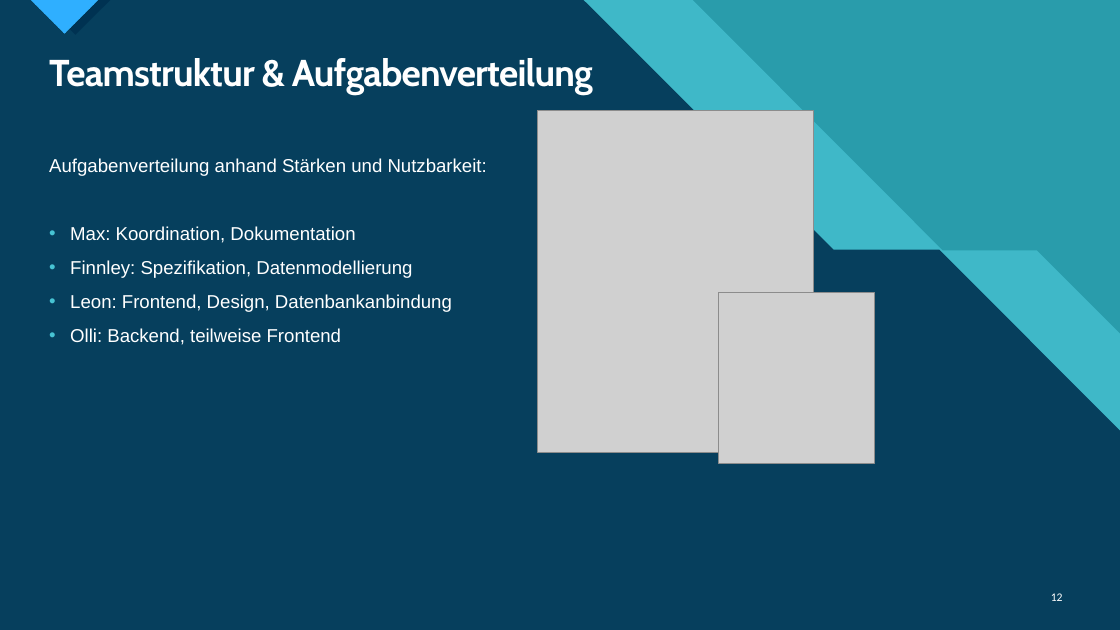
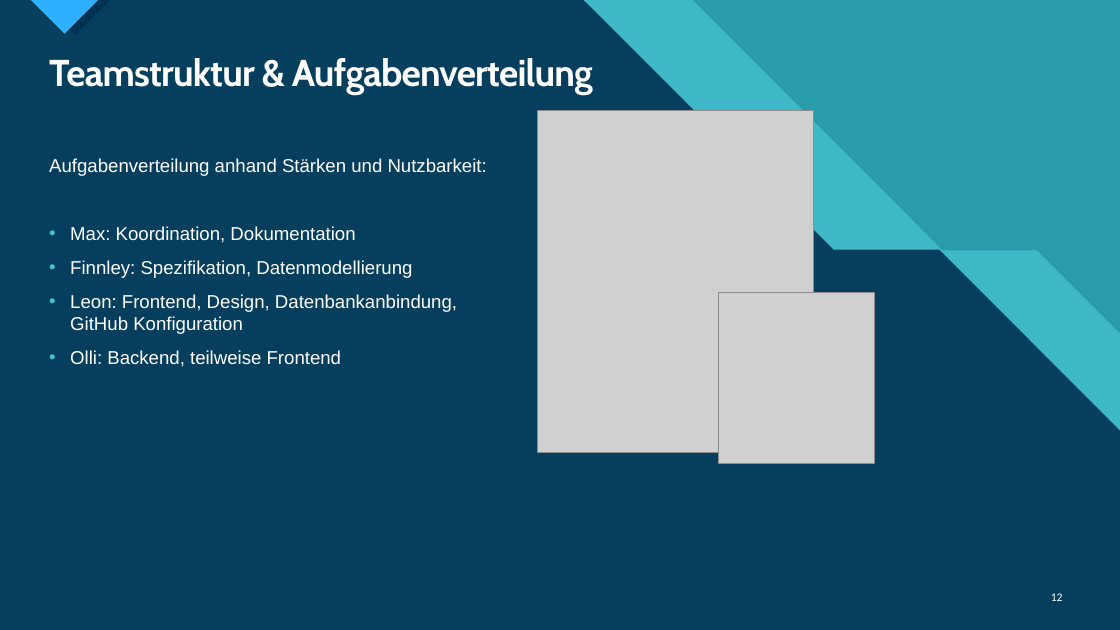
Before and after one commit to TietoLP/IU-Kochbuch, a slide deck: slide 12 of Fallstudie_Kochbuch.pptx. Drawn at 1120x630 pixels with LibreOffice and Linux fonts; fonts in the diff are those of the drawing; grey boxes stand for pictures. Boxes give left, top, right and bottom in pixels: in the first picture for what was removed or moved away, otherwise in the second. Text is boxed around its words. In the diff, an @@ line names an element or a change of style, - is before the commit and + after.

Commit message:
PPT leicht bearbeitet

```diff
--- a/Fallstudie_Kochbuch.pptx
+++ b/Fallstudie_Kochbuch.pptx
@@ text at (x1=70, y1=294, x2=457, y2=334): text changed @@
-• Leon: Frontend, Design, Datenbankanbindung
+• Leon: Frontend, Design, Datenbankanbindung,
+  GitHub Konfiguration
```
